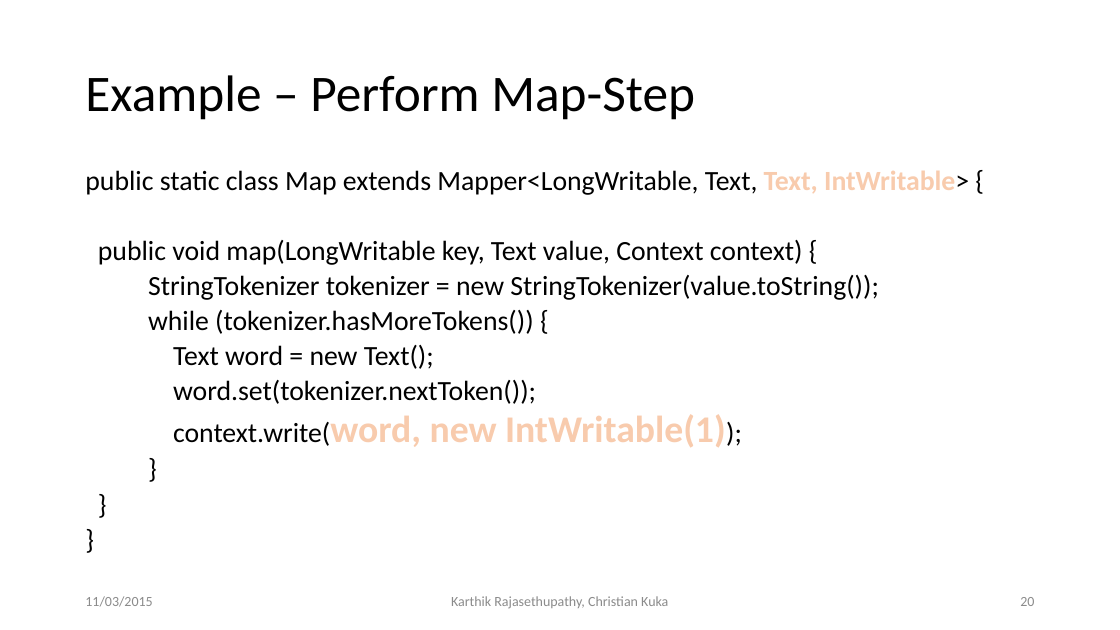
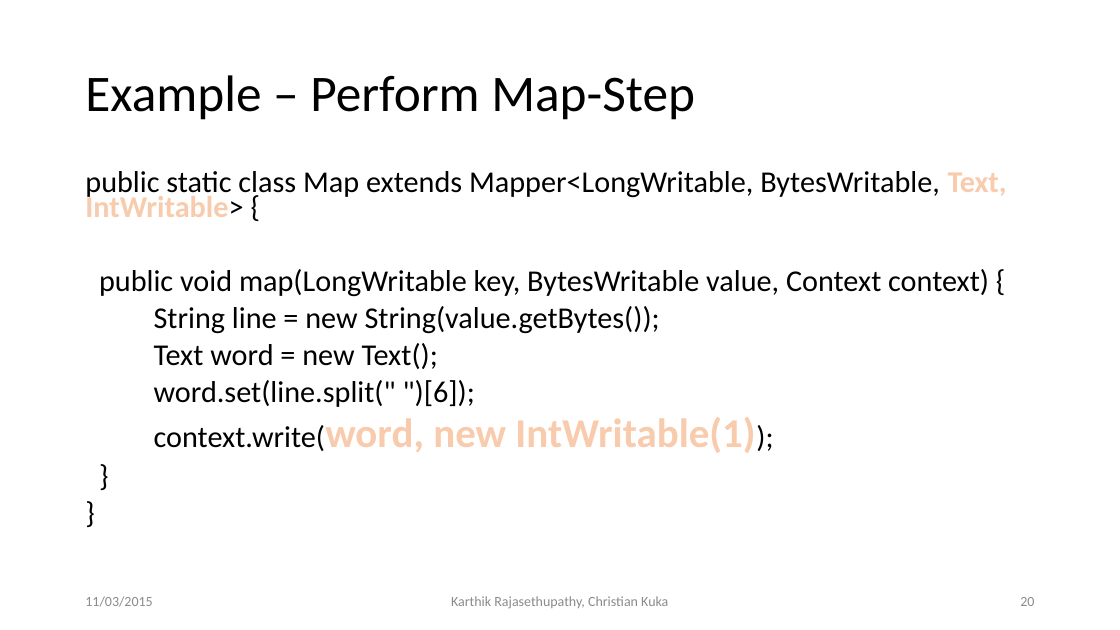
Before and after one commit to ckuka/SHDS, a slide deck: slide 20 of slides/ShanghaiDataScience_Master.pptx. Drawn at 1120x630 pixels with LibreOffice and Linux fonts; fonts in the diff are those of the drawing. Boxes give left, top, right and bottom in pixels: in the first picture for what was removed or moved away, otherwise in the second. Text is boxed around its words. In the diff, an @@ line names an element or a change of style, - is before the commit and + after.

Commit message:
Update master slides for MR example

```diff
--- a/slides/ShanghaiDataScience_Master.pptx
+++ b/slides/ShanghaiDataScience_Master.pptx
@@ text at [85, 171, 1007, 453]: paragraph removed @@
-}
@@ text at [85, 171, 1007, 334]: text changed; size 23.8 to 25.9 pt @@
-public static class Map extends Mapper<LongWritable, Text, Text, IntWritable> {
-public void map(LongWritable key, Text value, Context context) {
-StringTokenizer tokenizer = new StringTokenizer(value.toString());
-while (tokenizer.hasMoreTokens()) {
+public static class Map extends Mapper<LongWritable, BytesWritable, Text, IntWritable> {
+public void map(LongWritable key, BytesWritable value, Context context) {
+String line = new String(value.getBytes());
@@ text at [154, 343, 755, 453]: size 23.8 to 25.9 pt in "Text word = new Text();", "context.write(word, IntWritable(1));", "}", "}"; size 32.3 to 35.1 pt in "context.write(word, new IntWritable(1));" @@
@@ text at [154, 380, 475, 407]: text changed; size 23.8 to 25.9 pt @@
-word.set(tokenizer.nextToken());
+word.set(line.split(" ")[6]);
```
Also in this commit, not shown: 1 other slide changed.
